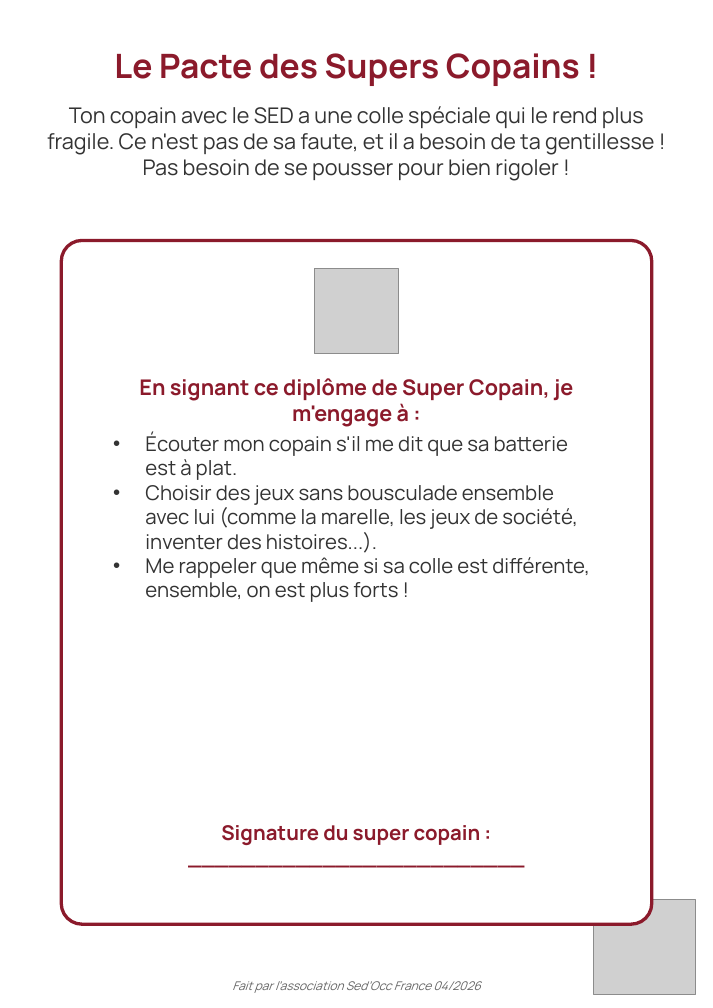
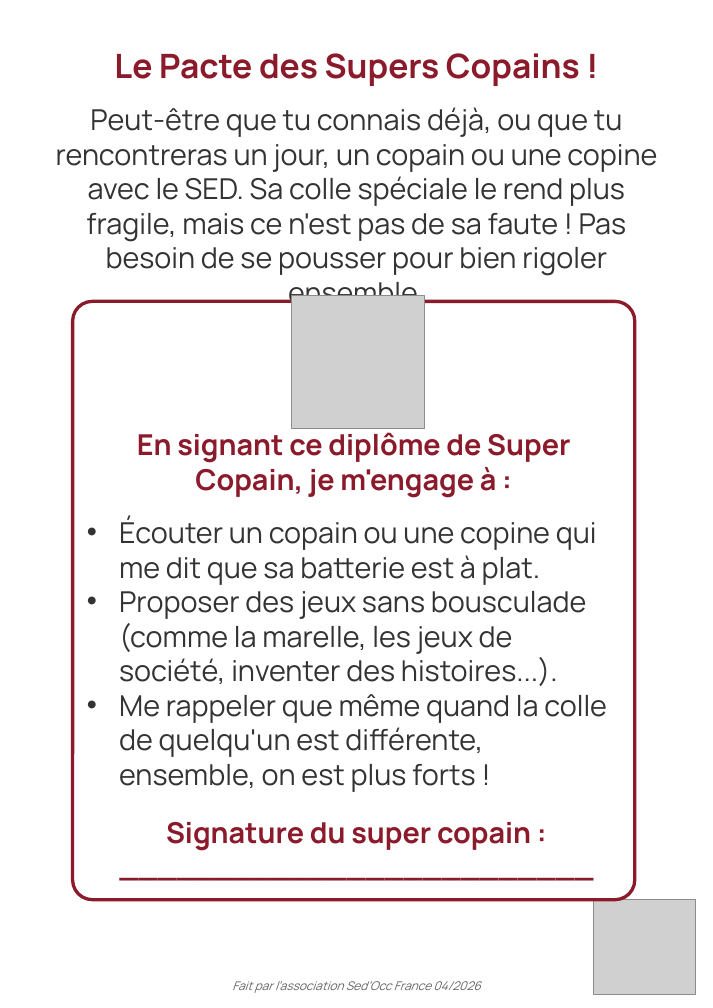
Before and after one commit to Therese-Borin-Pepe/sedocc-site, a slide deck: slide 10 of documents/Livret-SED-enfant-SedOcc.pptx (slide 11 before the commit). Drawn at 713x1008 pixels with LibreOffice and Linux fonts; fonts in the diff are those of the drawing; grey boxes stand for pictures; background and template pictures are left out. Boxes give left, top, right and bottom in pixels: in the first picture for what was removed or moved away, otherwise in the second. Text is boxed around its words. In the diff, an @@ line names an element or a change of style, - is before the commit and + after.

```diff
--- a/documents/Livret-SED-enfant-SedOcc.pptx
+++ b/documents/Livret-SED-enfant-SedOcc.pptx
@@ text at (x1=56, y1=107, x2=657, y2=310): text changed; size 18 to 24 pt @@
-Ton copain avec le SED a une colle spéciale qui le rend plus fragile. Ce n'est pas de sa faute, et il a besoin de ta gentillesse ! Pas besoin de se pousser pour bien rigoler !
+Peut-être que tu connais déjà, ou que tu rencontreras un jour, un copain ou une copine avec le SED. Sa colle spéciale le rend plus fragile, mais ce n'est pas de sa faute ! Pas besoin de se pousser pour bien rigoler ensemble.
@@ picture resized from (x1=314, y1=269, x2=398, y2=353) to (x1=292, y1=296, x2=425, y2=428) @@
@@ rounded rectangle resized from (x1=61, y1=241, x2=652, y2=924) to (x1=72, y1=302, x2=635, y2=900) @@
@@ text "En signant ce diplôme de ..." moved from (x1=139, y1=378, x2=573, y2=427) to (x1=137, y1=428, x2=570, y2=498) @@
@@ text "En signant ce diplôme de ..." at (x1=137, y1=428, x2=570, y2=498): size 18 to 24 pt @@
@@ text at (x1=119, y1=516, x2=607, y2=792): text changed; size 17 to 24 pt @@
-• Écouter mon copain s'il me dit que sa batterie est à plat.
-• Choisir des jeux sans bousculade ensemble avec lui (comme la marelle, les jeux de société, inventer des histoires...).
-• Me rappeler que même si sa colle est différente, ensemble, on est plus forts !
+• Écouter un copain ou une copine qui me dit que sa batterie est à plat.
+• Proposer des jeux sans bousculade (comme la marelle, les jeux de société, inventer des histoires...).
+• Me rappeler que même quand la colle de quelqu'un est différente, ensemble, on est plus forts !
@@ text "Signature du super copain : ..." at (x1=166, y1=822, x2=531, y2=851): size 17 to 24 pt @@
```
Also in this commit, not shown: 5 other slides changed, 1 slide removed, 4 other files.
